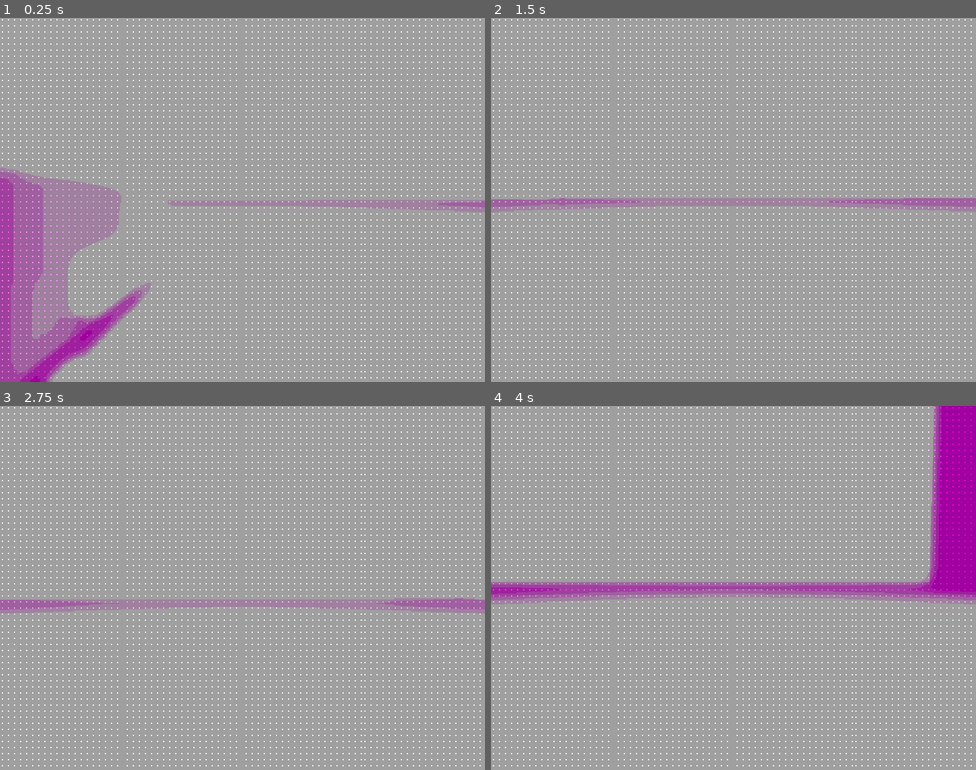
Above: before the commit, frames 1-4 (two rows, left to right).
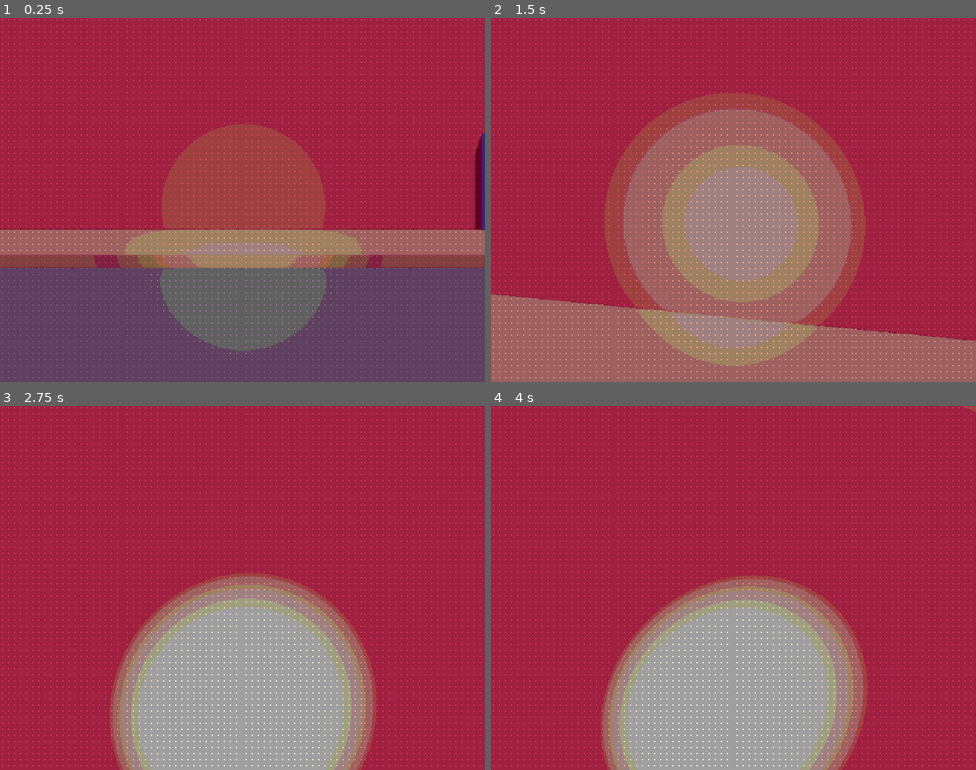
Above: after the commit, the same moments.

Repository: enedee/exploration_game
Game: Godot game, scene res://levels/entrance.tscn
Two runs of this game, one before a commit and one after it. Both use one fixed random seed, a clock stepped at 60 frames per second and the inputs below.
Inputs (mouse positions are in pixels of both pictures, inside the frame that each line leads up to):
- Up to frame 1 (0.25 s): no input
- Up to frame 2 (1.5 s): tap Enter at 0.5 s; move the mouse to (757, 200) at 0.52 s; hold W (up) from 0.53 s (still down); tap E (interact, bound only after the commit) at 0.6, 1.35 s; tap Space (jump) at 0.77 s; move the mouse to (709, 200) at 1.27 s
- Up to frame 3 (2.75 s): keep holding W (up); tap Space (jump) at 1.52 s; move the mouse to (252, 580) at 2.02 s; tap E (interact, bound only after the commit) at 2.1 s
- Up to frame 4 (4 s): keep holding W (up); move the mouse to (728, 595) at 2.77 s; tap E (interact, bound only after the commit) at 2.85, 3.6 s; tap Space (jump) at 3.02, 3.77 s; move the mouse to (767, 591) at 3.52 s

The runs differ from the first frame. In frame 1, 100% of the frame differs, in the area x 0-100%, y 0-100%; in frame 2, 100%; in frame 3, 84%; in frame 4, 85%.

Commit message:
added basic level switching

Diff:
--- a/assets/player.tscn
+++ b/assets/player.tscn
@@ -1,6 +1,6 @@
 [gd_scene load_steps=13 format=3 uid="uid://cc8vtlqwv2ilg"]
 
-[ext_resource type="Script" path="res://Player.gd" id="1_2fg6w"]
+[ext_resource type="Script" path="res://scripts/Player.gd" id="1_2fg6w"]
 
 [sub_resource type="Gradient" id="Gradient_ymmbg"]
 offsets = PackedFloat32Array(0, 0.3, 0.573333)
--- a/levels/entrance.tscn
+++ b/levels/entrance.tscn
@@ -1,8 +1,9 @@
-[gd_scene load_steps=23 format=3 uid="uid://cl53oii8virae"]
+[gd_scene load_steps=28 format=3 uid="uid://cl53oii8virae"]
 
 [ext_resource type="Shader" path="res://shaders/dither.gdshader" id="1_4yom5"]
 [ext_resource type="PackedScene" uid="uid://cc8vtlqwv2ilg" path="res://assets/player.tscn" id="2_pn3qq"]
 [ext_resource type="PackedScene" uid="uid://b7wy8l8aapsax" path="res://AudioStreamPlayer3D.tscn" id="3_5j8a8"]
+[ext_resource type="Script" path="res://scripts/level_transition.gd" id="4_pa5me"]
 
 [sub_resource type="Environment" id="Environment_lxcog"]
 background_mode = 1
@@ -13,10 +14,6 @@
 ambient_light_energy = 1.86
 tonemap_mode = 2
 glow_enabled = true
-glow_normalized = true
-glow_intensity = 4.0
-glow_bloom = 1.0
-fog_enabled = true
 fog_light_color = Color(0.281954, 0.0102405, 0.194884, 1)
 fog_density = 0.0671
 
@@ -80,6 +77,19 @@
 material = SubResource("StandardMaterial3D_xduma")
 size = Vector3(200, 900, 200)
 
+[sub_resource type="ConcavePolygonShape3D" id="ConcavePolygonShape3D_2exoe"]
+data = PackedVector3Array(-100, 450, 100, 100, 450, 100, -100, -450, 100, 100, 450, 100, 100, -450, 100, -100, -450, 100, 100, 450, -100, -100, 450, -100, 100, -450, -100, -100, 450, -100, -100, -450, -100, 100, -450, -100, 100, 450, 100, 100, 450, -100, 100, -450, 100, 100, 450, -100, 100, -450, -100, 100, -450, 100, -100, 450, -100, -100, 450, 100, -100, -450, -100, -100, 450, 100, -100, -450, 100, -100, -450, -100, 100, 450, 100, -100, 450, 100, 100, 450, -100, -100, 450, 100, -100, 450, -100, 100, 450, -100, -100, -450, 100, 100, -450, 100, -100, -450, -100, 100, -450, 100, 100, -450, -100, -100, -450, -100)
+
+[sub_resource type="StandardMaterial3D" id="StandardMaterial3D_l3s74"]
+albedo_color = Color(0.351, 0.78, 0.77285, 1)
+
+[sub_resource type="BoxMesh" id="BoxMesh_3cmu3"]
+material = SubResource("StandardMaterial3D_l3s74")
+size = Vector3(0.5, 4, 6)
+
+[sub_resource type="BoxShape3D" id="BoxShape3D_khryx"]
+size = Vector3(3, 6, 9)
+
 [node name="Node3D" type="Node3D"]
 transform = Transform3D(-0.000519186, -0.000200101, -1, 0.0026117, 0.999997, -0.00020146, 0.999996, -0.0026118, -0.00051866, 0, 0, 0)
 
@@ -97,7 +107,7 @@
 mesh = SubResource("QuadMesh_x5io0")
 
 [node name="Player" parent="." instance=ExtResource("2_pn3qq")]
-transform = Transform3D(-4.37114e-08, 0, 1, 0, 1, 0, -1, 0, -4.37114e-08, 0.000339576, 0.130021, -2.61936e-05)
+transform = Transform3D(-4.3714e-08, 0, 1, -2.84217e-12, 1, 0, -1, 1.78488e-11, -4.3714e-08, -0.167613, 0.0652886, -323.493)
 
 [node name="AudioStreamPlayer3D" parent="." instance=ExtResource("3_5j8a8")]
 transform = Transform3D(1, 0, 0, 0, 1, 0, 0, 0, 1, 0, 18.9216, 0)
@@ -105,7 +115,7 @@
 volume_db = -5.0
 panning_strength = 0.0
 
-[node name="CSGMesh3D" type="CSGMesh3D" parent="."]
+[node name="Road" type="CSGMesh3D" parent="."]
 transform = Transform3D(1, 0, 0, 0, 1, 6.82121e-13, 0, 3.18323e-12, 1, 0, 0, 0)
 use_collision = true
 mesh = SubResource("PlaneMesh_kkrvb")
@@ -163,6 +173,26 @@
 [node name="CollisionShape3D" type="CollisionShape3D" parent="Car/StaticBody3D"]
 shape = SubResource("ConcavePolygonShape3D_8epwq")
 
-[node name="MeshInstance3D" type="MeshInstance3D" parent="."]
+[node name="Building" type="MeshInstance3D" parent="."]
 transform = Transform3D(1, -6.98492e-10, 0, 0, 1, 6.82121e-13, 0, 3.42197e-11, 1, -109.253, 450.023, -385.429)
 mesh = SubResource("BoxMesh_4rl7n")
+
+[node name="StaticBody3D" type="StaticBody3D" parent="Building"]
+
+[node name="CollisionShape3D" type="CollisionShape3D" parent="Building/StaticBody3D"]
+shape = SubResource("ConcavePolygonShape3D_2exoe")
+
+[node name="Entrance" type="MeshInstance3D" parent="Building"]
+transform = Transform3D(1, -9.31323e-10, 0, 0, 1, 6.82121e-13, 0, 3.51292e-11, 1, 100.021, -447.733, 48.8474)
+mesh = SubResource("BoxMesh_3cmu3")
+
+[node name="Area3D" type="Area3D" parent="."]
+transform = Transform3D(1, -1.39698e-09, 0, 0, 1, 6.82121e-13, 0, 6.36646e-11, 1, -4.67823, 5.93987, -333.786)
+script = ExtResource("4_pa5me")
+
+[node name="CollisionShape3D" type="CollisionShape3D" parent="Area3D"]
+transform = Transform3D(1, -1.86265e-09, 0, 9.31323e-10, 1, -1.02318e-12, 1.74623e-10, 4.92264e-11, 1, -3.50826, -2.59141, -2.84409)
+shape = SubResource("BoxShape3D_khryx")
+
+[connection signal="body_entered" from="Area3D" to="Area3D" method="_on_body_entered"]
+[connection signal="body_exited" from="Area3D" to="Area3D" method="_on_body_exited"]
--- a/levels/rooftop.tscn
+++ b/levels/rooftop.tscn
@@ -1,6 +1,7 @@
-[gd_scene load_steps=15 format=3 uid="uid://c3a0vw84jqgmq"]
+[gd_scene load_steps=21 format=3 uid="uid://c3a0vw84jqgmq"]
 
 [ext_resource type="PackedScene" uid="uid://cc8vtlqwv2ilg" path="res://assets/player.tscn" id="1_ybqd3"]
+[ext_resource type="Script" path="res://scripts/level_transition.gd" id="2_mw453"]
 [ext_resource type="Shader" path="res://shaders/dither.gdshader" id="2_nd4q4"]
 
 [sub_resource type="Environment" id="Environment_lxcog"]
@@ -47,12 +48,28 @@
 [sub_resource type="BoxMesh" id="BoxMesh_3d0g5"]
 size = Vector3(5, 1, 7)
 
+[sub_resource type="StandardMaterial3D" id="StandardMaterial3D_w4fg6"]
+albedo_color = Color(0.35, 0.28175, 0.2135, 1)
+
+[sub_resource type="BoxMesh" id="BoxMesh_nmv28"]
+material = SubResource("StandardMaterial3D_w4fg6")
+size = Vector3(2, 3, 0.5)
+
+[sub_resource type="ConcavePolygonShape3D" id="ConcavePolygonShape3D_prsds"]
+data = PackedVector3Array(-4, 2.5, 5, 4, 2.5, 5, -4, -2.5, 5, 4, 2.5, 5, 4, -2.5, 5, -4, -2.5, 5, 4, 2.5, -5, -4, 2.5, -5, 4, -2.5, -5, -4, 2.5, -5, -4, -2.5, -5, 4, -2.5, -5, 4, 2.5, 5, 4, 2.5, -5, 4, -2.5, 5, 4, 2.5, -5, 4, -2.5, -5, 4, -2.5, 5, -4, 2.5, -5, -4, 2.5, 5, -4, -2.5, -5, -4, 2.5, 5, -4, -2.5, 5, -4, -2.5, -5, 4, 2.5, 5, -4, 2.5, 5, 4, 2.5, -5, -4, 2.5, 5, -4, 2.5, -5, 4, 2.5, -5, -4, -2.5, 5, 4, -2.5, 5, -4, -2.5, -5, 4, -2.5, 5, 4, -2.5, -5, -4, -2.5, -5)
+
+[sub_resource type="BoxShape3D" id="BoxShape3D_1q0vh"]
+size = Vector3(3.5957, 3.15051, 2.19727)
+
 [sub_resource type="ShaderMaterial" id="ShaderMaterial_q4h2l"]
 shader = ExtResource("2_nd4q4")
 
 [sub_resource type="QuadMesh" id="QuadMesh_hf0wl"]
 size = Vector2(1162, 864)
 center_offset = Vector3(576, 432, 0)
+
+[sub_resource type="WorldBoundaryShape3D" id="WorldBoundaryShape3D_gvnog"]
+plane = Plane(0, 0.57, 0, 0)
 
 [node name="Rooftop" type="Node3D"]
 
@@ -114,17 +131,42 @@
 shape = SubResource("ConcavePolygonShape3D_cxaio")
 
 [node name="Player" parent="." instance=ExtResource("1_ybqd3")]
-transform = Transform3D(1, 0, 0, 0, 1, 0, 0, 0, 1, 0.232158, 0, 0.0187238)
+transform = Transform3D(1, 0, 0, 0, 1, 0, 0, 0, 1, -13.1317, 0, 10.2386)
 
 [node name="Stairs" type="MeshInstance3D" parent="."]
 transform = Transform3D(1, 0, 0, 0, 1, 0, 0, 0, 1, -12.0286, 2.5, 18.8743)
 mesh = SubResource("BoxMesh_go66t")
 
-[node name="MeshInstance3D" type="MeshInstance3D" parent="."]
-transform = Transform3D(1, 0, 0, 0, 1, 0, 0, 0, 1, -12.018, 5, 19.156)
+[node name="MeshInstance3D" type="MeshInstance3D" parent="Stairs"]
+transform = Transform3D(1, 0, 0, 0, 1, 0, 0, 0, 1, 0.0106001, 2.5, 0.2817)
 mesh = SubResource("BoxMesh_3d0g5")
+skeleton = NodePath("../..")
+
+[node name="MeshInstance3D2" type="MeshInstance3D" parent="Stairs"]
+transform = Transform3D(1, 0, 0, 0, 1, 0, 0, 0, 1, -1.27347, -1, -5.1223)
+mesh = SubResource("BoxMesh_nmv28")
+skeleton = NodePath("../..")
+
+[node name="StaticBody3D" type="StaticBody3D" parent="Stairs"]
+
+[node name="CollisionShape3D" type="CollisionShape3D" parent="Stairs/StaticBody3D"]
+shape = SubResource("ConcavePolygonShape3D_prsds")
+
+[node name="Area3D" type="Area3D" parent="Stairs"]
+script = ExtResource("2_mw453")
+
+[node name="CollisionShape3D" type="CollisionShape3D" parent="Stairs/Area3D"]
+transform = Transform3D(1, 0, 0, 0, 1, 0, 0, 0, 1, -1.13762, -1.0152, -6.06738)
+shape = SubResource("BoxShape3D_1q0vh")
 
 [node name="Dither_Shader" type="MeshInstance2D" parent="."]
 texture_filter = 1
 material = SubResource("ShaderMaterial_q4h2l")
 mesh = SubResource("QuadMesh_hf0wl")
+
+[node name="Area3D" type="Area3D" parent="."]
+transform = Transform3D(1, 0, 0, 0, 1, 0, 0, 0, 1, 0, 0, -12.8999)
+
+[node name="CollisionShape3D" type="CollisionShape3D" parent="Area3D"]
+transform = Transform3D(1, 0, 0, 0, 1, 0, 0, 0, 1, 0, -72.7429, 35.3445)
+shape = SubResource("WorldBoundaryShape3D_gvnog")
--- a/project.godot
+++ b/project.godot
@@ -53,6 +53,11 @@
 "events": [Object(InputEventKey,"resource_local_to_scene":false,"resource_name":"","device":-1,"window_id":0,"alt_press …(191 unchanged characters)…
 ]
 }
+interact={
+"deadzone": 0.5,
+"events": [Object(InputEventKey,"resource_local_to_scene":false,"resource_name":"","device":-1,"window_id":0,"alt_pressed":false,"shift_pressed":false,"ctrl_pressed":false,"meta_pressed":false,"pressed":false,"keycode":0,"physical_keycode":69,"key_label":0,"unicode":101,"location":0,"echo":false,"script":null)
+]
+}
 
 [rendering]
 
--- /dev/null
+++ b/scripts/level_transition.gd
@@ -0,0 +1,17 @@
+extends Area3D
+
+var active = false
+
+func _process(delta: float) -> void:
+	if active and Input.is_action_just_pressed("interact"):
+		get_tree().change_scene_to_file("res://levels/rooftop.tscn")
+
+func _on_body_entered(body: Node3D) -> void:
+	if "Player" in body.name:
+		print(active)
+		active = true
+
+func _on_body_exited(body: Node3D) -> void:
+	if "Player" in body.name:
+		print(active)
+		active = false
Renamed: Player.gd -> scripts/Player.gd
